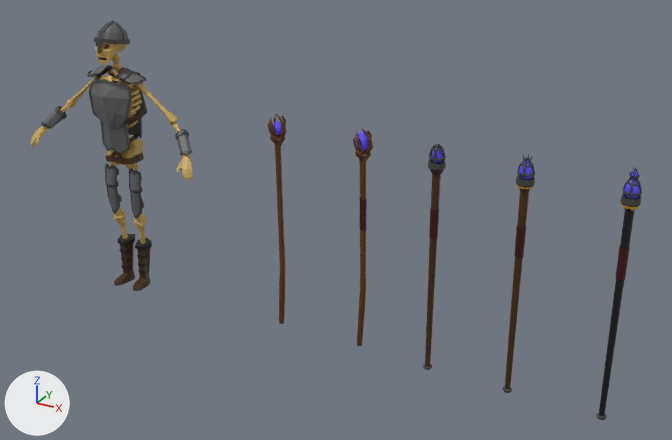
What one commit did to the Blender file Blender_Models/Models/Items/Weapon/Staff/Staff.blend.
Both versions are drawn from a 50 mm camera at (2.98, -4.65, 3.2) aimed at (0.38, 0.09, 0.83). The lights are fixed; the arrows at lower left show +X, +Y and +Z.
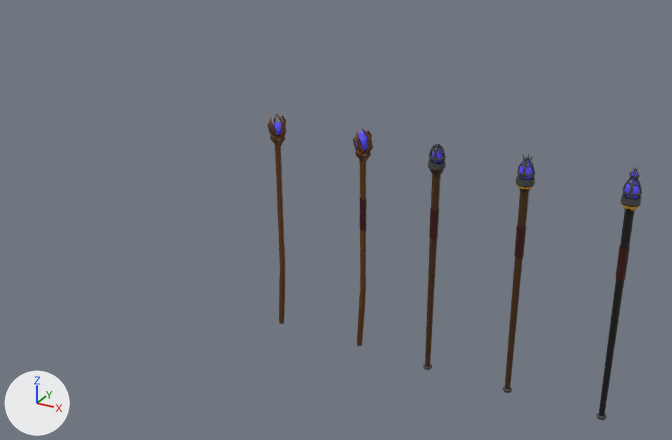
Boxes [x1, y1, x2, y2] around the edits, measured in the pictures (672 x 440 px):
'Plane.008', deleted
    before: [31, 20, 193, 291]
    faces in mat_game_textures_001 (picture img_gamecolors_png_001): [31, 42, 192, 291]
    faces in mat_game_textures_002 (picture img_gamecolors_png_002): [41, 69, 193, 156]
    faces in mat_game_textures (picture img_gamecolors_png): [87, 20, 149, 274]

The change, as a list of edits to the scene's bpy script:
```text
Remove ob_plane_008:
    ob_plane_008 = bpy.data.objects.new('Plane.008', me_plane_009)
    ob_plane_008.location = (-1.291, -0.001, 0.0)
    ob_plane_008.rotation_euler = (1.571, -1.571, 0.0)  # degrees (90, -90, 0)
```
